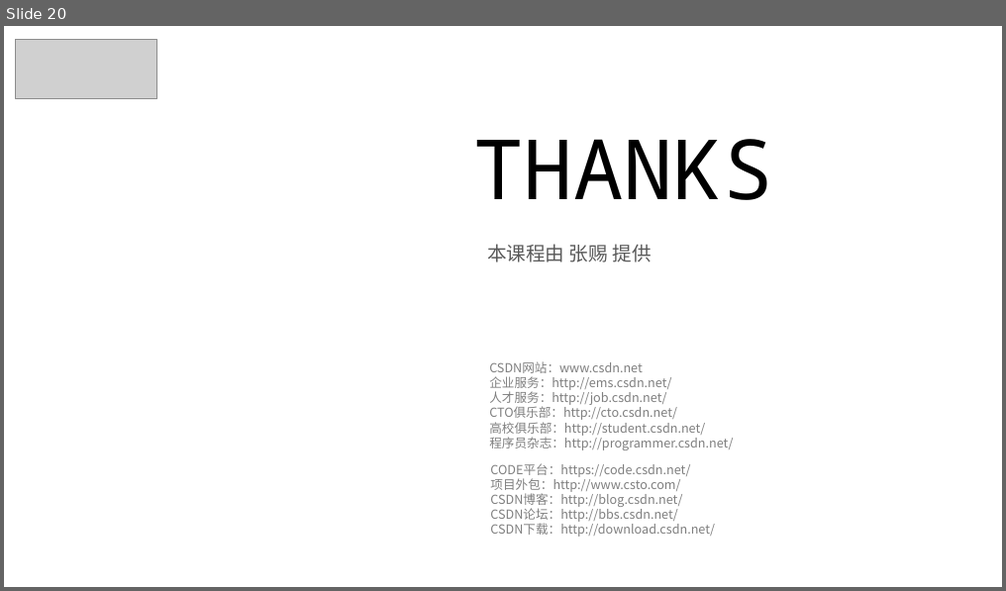
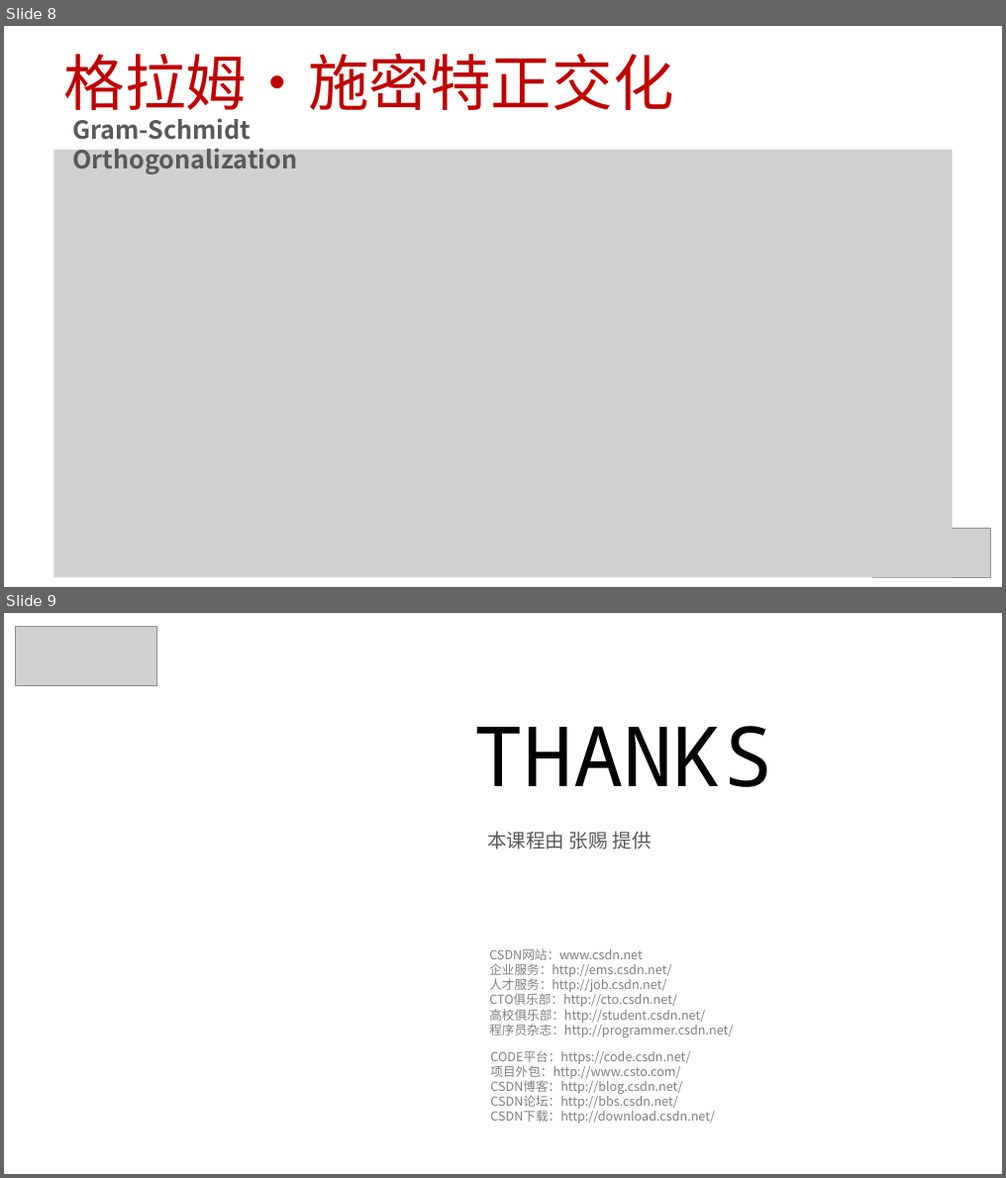
Before and after one commit to 0000duck/ComputerGraphicsBasics, a slide deck: PPT/08_正交基.pptx. Shown one above the other, each under a label of ours: slide 20 before the commit, slides 8 and 9 after it. The pictures are 1006x591 and 1006x1178 pixels, drawn with LibreOffice and Linux fonts; fonts in the diff are those of the drawing; grey boxes stand for pictures; background and template pictures are left out. Boxes give left, top, right and bottom in pixels: in the first picture for what was removed or moved away, otherwise in the second. Text is boxed around its words. In the diff, an @@ line names an element or a change of style, - is before the commit and + after.

```diff
--- a/PPT/08_正交基.pptx
+++ b/PPT/08_正交基.pptx
@@ slide 8 added at (4,26,1002,587), background #FFFFFF @@
@@ title added at (63,53,673,121), 44 pt, text #C00000 @@
+格拉姆·施密特正交化
@@ text added at (72,118,297,174), 18 pt, text #595959, bold @@
+Gram-Schmidt Orthogonalization
@@ picture added at (54,150,952,577) @@
@@ picture added at (872,529,990,577) @@
@@ what was slide 20 is now slide 9 @@
```
Also in this commit, not shown: 5 other slides added, 17 slides removed.
